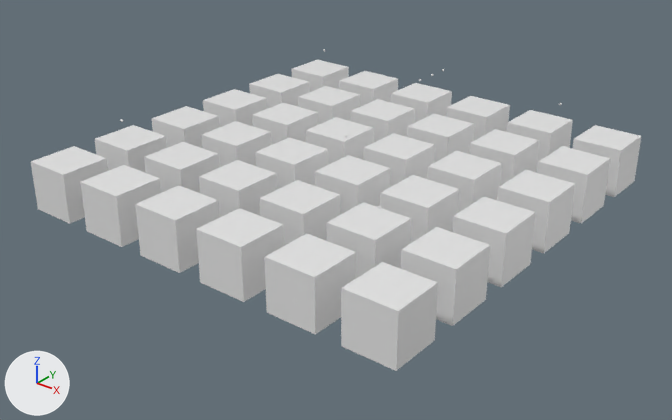
A saved change to the Blender file DirectXGame/Resources/levels/untitled.blend.
Rendered twice from a 50 mm camera at (418.0, -534.0, 295.0) aimed at (6.0, -21.0, -24.0). Lighting does not change. The marker at lower left points along +X, +Y and +Z.
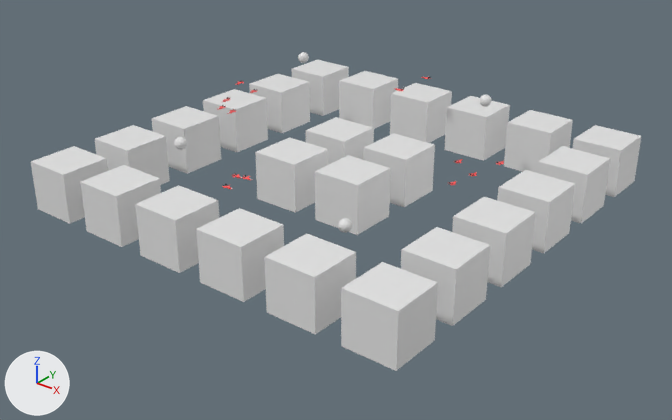
Where the change shows, as pixel boxes [x1, y1, x2, y2] in the pictures (672 x 420 px):
'Cube.020', deleted: before [327, 202, 411, 278]
'Cube.023', deleted: before [259, 180, 340, 246]
'Cube.026', deleted: before [380, 175, 459, 244]
'Cube.015', deleted: before [199, 160, 277, 218]
'Cube.033', deleted: before [427, 151, 502, 213]
'Cube.019', deleted: before [144, 142, 219, 193]
'Cube.034', deleted: before [469, 129, 539, 186]
'Cube.006', deleted: before [201, 121, 271, 168]
'Cube.032', deleted: before [407, 114, 474, 163]
'Cube.007', deleted: before [252, 103, 318, 145]
'Cube.013', deleted: before [350, 99, 415, 142]
'Cube.009', deleted: before [298, 86, 360, 125]
'ICO球.003', moved, rescaled (not visible before): after [338, 218, 352, 233]
'ICO球.004', moved, rescaled (not visible before): after [174, 137, 187, 150]
'ICO球.002', moved, rescaled (not visible before): after [479, 95, 492, 107]
'ICO球.001', moved, rescaled (not visible before): after [298, 52, 309, 63]
'enemy.006', added: after [222, 183, 232, 189]
'enemy.008', added: after [232, 173, 242, 178]
'enemy.007', added: after [242, 175, 252, 180]
'enemy.005', added: after [448, 181, 457, 185]
'enemy.003', added: after [469, 172, 477, 176]
'enemy.004', added: after [454, 159, 463, 163]
'enemy.002', added: after [496, 161, 504, 165]
'enemy.011', added: after [217, 105, 226, 110]
'enemy.009', added: after [222, 97, 230, 102]
'enemy.001', added: after [394, 88, 404, 91]
'enemy', added: after [422, 77, 431, 79]
'enemy.012', added: after [235, 81, 243, 85]

The change, as a list of edits to the scene's bpy script:
```text
Remove ob_cube_006:
    ob_cube_006 = bpy.data.objects.new('Cube.006', me_cube_034)
Remove ob_cube_007:
    ob_cube_007 = bpy.data.objects.new('Cube.007', me_cube_035)
Remove ob_cube_009:
    ob_cube_009 = bpy.data.objects.new('Cube.009', me_cube_037)
Remove ob_cube_013:
    ob_cube_013 = bpy.data.objects.new('Cube.013', me_cube_041)
Remove ob_cube_015:
    ob_cube_015 = bpy.data.objects.new('Cube.015', me_cube_043)
Remove ob_cube_019:
    ob_cube_019 = bpy.data.objects.new('Cube.019', me_cube_047)
Remove ob_cube_020:
    ob_cube_020 = bpy.data.objects.new('Cube.020', me_cube_048)
Remove ob_cube_023:
    ob_cube_023 = bpy.data.objects.new('Cube.023', me_cube_051)
Remove ob_cube_026:
    ob_cube_026 = bpy.data.objects.new('Cube.026', me_cube_054)
Remove ob_cube_032:
    ob_cube_032 = bpy.data.objects.new('Cube.032', me_cube_060)
Remove ob_cube_033:
    ob_cube_033 = bpy.data.objects.new('Cube.033', me_cube_061)
Remove ob_cube_034:
    ob_cube_034 = bpy.data.objects.new('Cube.034', me_cube_062)
Change ob_ico球_001:
    ob_ico球_001.location: (-120.0, 120.0, 50.0) -> (-120.0, 90.0, 50.0)
    ob_ico球_001.scale: (1.0, 1.0, 1.0) -> (5.0, 5.0, 5.0)
Change ob_ico球_002:
    ob_ico球_002.location: (120.0, 120.0, 50.0) -> (70.0, 90.0, 50.0)
    ob_ico球_002.scale: (1.0, 1.0, 1.0) -> (5.0, 5.0, 5.0)
Change ob_ico球_003:
    ob_ico球_003.location: (120.0, -120.0, 50.0) -> (70.0, -90.0, 10.0)
    ob_ico球_003.scale: (1.0, 1.0, 1.0) -> (5.0, 5.0, 5.0)
Change ob_ico球_004:
    ob_ico球_004.location: (-120.0, -120.0, 50.0) -> (-90.0, -90.0, 30.0)
    ob_ico球_004.scale: (1.0, 1.0, 1.0) -> (5.0, 5.0, 5.0)
Add ob_enemy_012:
    ob_enemy_012 = bpy.data.objects.new('enemy.012', me_胴体_立方体_013)  # 610 vertices, 1186 faces; spans x -3.28..3.28, y -1.11..1.22, z -4.78..4.75; in mat_マテリアル_013 (picture img_color_png_013)
    ob_enemy_012.location = (-118.1, 4.2, 48.2)
    ob_enemy_012.rotation_euler = (1.571, 0.0, 0.0)  # degrees (90, 0, 0)
Add ob_enemy_011:
    ob_enemy_011 = bpy.data.objects.new('enemy.011', me_胴体_立方体_012)  # 610 vertices, 1186 faces; spans x -3.28..3.28, y -1.11..1.22, z -4.78..4.75; in mat_マテリアル_012 (picture img_color_png_012)
    ob_enemy_011.location = (-119.6, -16.9, 31.8)
    ob_enemy_011.rotation_euler = (1.571, 0.0, 0.0)  # degrees (90, 0, 0)
Add ob_enemy_009:
    ob_enemy_009 = bpy.data.objects.new('enemy.009', me_胴体_立方体_010)  # 610 vertices, 1186 faces; spans x -3.28..3.28, y -1.11..1.22, z -4.78..4.75; in mat_マテリアル_010 (picture img_color_png_010)
    ob_enemy_009.location = (-109.5, -21.2, 41.7)
    ob_enemy_009.rotation_euler = (1.571, 0.0, 0.0)  # degrees (90, 0, 0)
Add ob_enemy_008:
    ob_enemy_008 = bpy.data.objects.new('enemy.008', me_胴体_立方体_009)  # 610 vertices, 1186 faces; spans x -3.28..3.28, y -1.11..1.22, z -4.78..4.75; in mat_マテリアル_009 (picture img_color_png_009)
    ob_enemy_008.location = (-20.0, -100.0, 25.0)
    ob_enemy_008.rotation_euler = (1.571, 0.0, 1.571)  # degrees (90, 0, 90)
Add ob_enemy_007:
    ob_enemy_007 = bpy.data.objects.new('enemy.007', me_胴体_立方体_008)  # 610 vertices, 1186 faces; spans x -3.28..3.28, y -1.11..1.22, z -4.78..4.75; in mat_マテリアル_008 (picture img_color_png_008)
    ob_enemy_007.location = (-20.0, -90.0, 20.0)
    ob_enemy_007.rotation_euler = (1.571, 0.0, 1.571)  # degrees (90, 0, 90)
Add ob_enemy_006:
    ob_enemy_006 = bpy.data.objects.new('enemy.006', me_胴体_立方体_007)  # 610 vertices, 1186 faces; spans x -3.28..3.28, y -1.11..1.22, z -4.78..4.75; in mat_マテリアル_007 (picture img_color_png_007)
    ob_enemy_006.location = (-20.0, -110.0, 20.0)
    ob_enemy_006.rotation_euler = (1.571, 0.0, 1.571)  # degrees (90, 0, 90)
Add ob_enemy_005:
    ob_enemy_005 = bpy.data.objects.new('enemy.005', me_胴体_立方体_006)  # 610 vertices, 1186 faces; spans x -3.28..3.28, y -1.11..1.22, z -4.78..4.75; in mat_マテリアル_006 (picture img_color_png_006)
    ob_enemy_005.location = (100.9, -3.4, 20.0)
    ob_enemy_005.rotation_euler = (1.571, 0.0, 3.142)  # degrees (90, 0, 180)
Add ob_enemy_004:
    ob_enemy_004 = bpy.data.objects.new('enemy.004', me_胴体_立方体_005)  # 610 vertices, 1186 faces; spans x -3.28..3.28, y -1.11..1.22, z -4.78..4.75; in mat_マテリアル_005 (picture img_color_png_005)
    ob_enemy_004.location = (93.7, 15.0, 29.1)
    ob_enemy_004.rotation_euler = (1.571, 0.0, 3.142)  # degrees (90, 0, 180)
Add ob_enemy_003:
    ob_enemy_003 = bpy.data.objects.new('enemy.003', me_胴体_立方体_004)  # 610 vertices, 1186 faces; spans x -3.28..3.28, y -1.11..1.22, z -4.78..4.75; in mat_マテリアル_004 (picture img_color_png_004)
    ob_enemy_003.location = (107.7, 13.3, 23.1)
    ob_enemy_003.rotation_euler = (1.571, 0.0, 3.142)  # degrees (90, 0, 180)
Add ob_enemy_002:
    ob_enemy_002 = bpy.data.objects.new('enemy.002', me_胴体_立方体_003)  # 610 vertices, 1186 faces; spans x -3.28..3.28, y -1.11..1.22, z -4.78..4.75; in mat_マテリアル_003 (picture img_color_png_003)
    ob_enemy_002.location = (120.0, 30.0, 30.0)
    ob_enemy_002.rotation_euler = (1.571, 0.0, 3.142)  # degrees (90, 0, 180)
Add ob_enemy_001:
    ob_enemy_001 = bpy.data.objects.new('enemy.001', me_胴体_立方体_002)  # 610 vertices, 1186 faces; spans x -3.28..3.28, y -1.11..1.22, z -4.78..4.75; in mat_マテリアル_002 (picture img_color_png_002)
    ob_enemy_001.location = (0.0, 70.0, 50.0)
    ob_enemy_001.rotation_euler = (1.571, 0.0, -1.571)  # degrees (90, 0, -90)
Add ob_enemy:
    ob_enemy = bpy.data.objects.new('enemy', me_胴体_立方体)  # 610 vertices, 1186 faces; spans x -3.28..3.28, y -1.11..1.22, z -4.78..4.75; in mat_マテリアル (picture img_color_png)
    ob_enemy.location = (0.0, 110.0, 50.0)
    ob_enemy.rotation_euler = (1.571, 0.0, -1.571)  # degrees (90, 0, -90)
```
